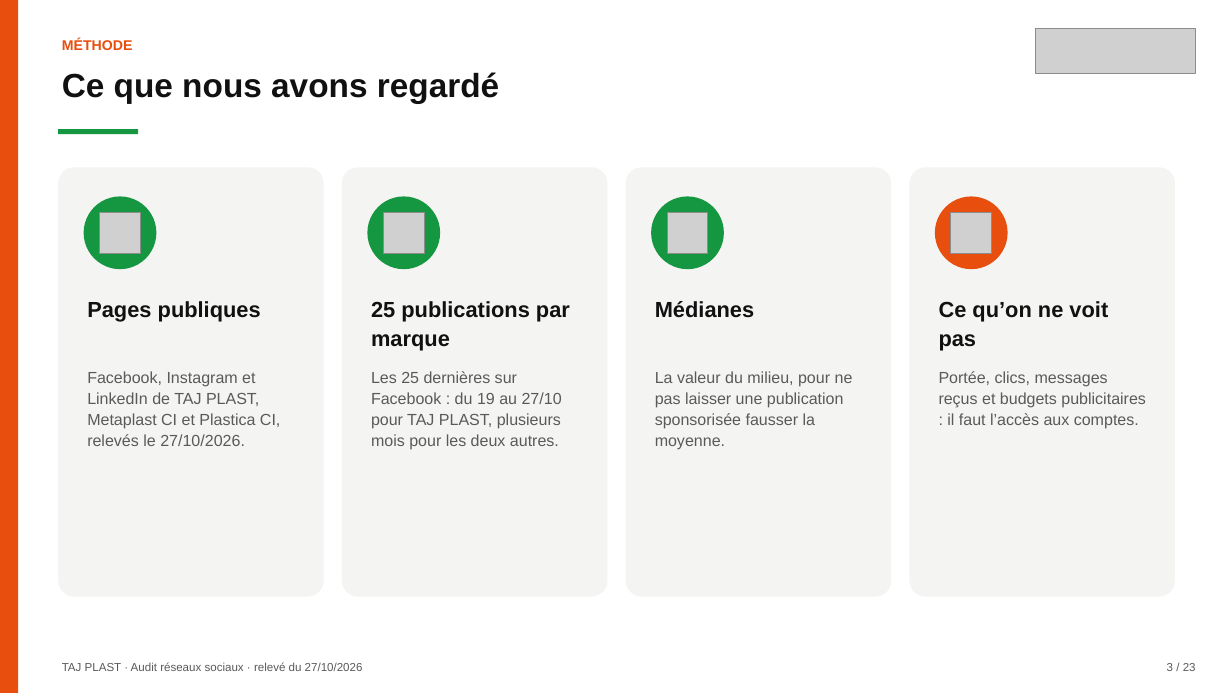
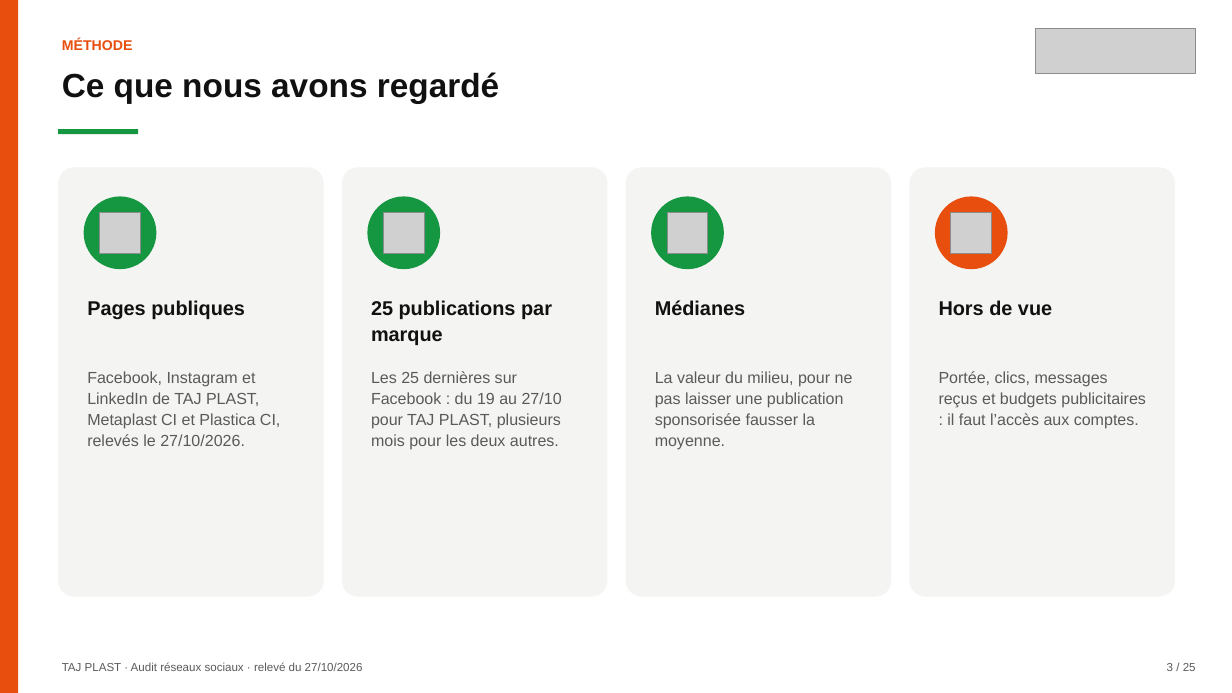
Before and after one commit to leslita06/fatima-unifood-fictif, a slide deck: slide 3 of tmp-tj/261028_tajplast_audit-reseaux-sociaux_v2.pptx. Drawn at 1232x693 pixels with LibreOffice and Linux fonts; fonts in the diff are those of the drawing; grey boxes stand for pictures. Boxes give left, top, right and bottom in pixels: in the first picture for what was removed or moved away, otherwise in the second. Text is boxed around its words. In the diff, an @@ line names an element or a change of style, - is before the commit and + after.

```diff
--- a/tmp-tj/261028_tajplast_audit-reseaux-sociaux_v2.pptx
+++ b/tmp-tj/261028_tajplast_audit-reseaux-sociaux_v2.pptx
@@ size 17 to 15.5 pt in 3 elements at [87,300,245,319], [371,300,552,345], [655,300,746,316] @@
@@ text at [939,300,1052,316]: text changed; size 17 to 15.5 pt @@
-Ce qu’on ne voit pas
+Hors de vue
```
Also in this commit, not shown: 23 other slides changed, 1 slide added.
